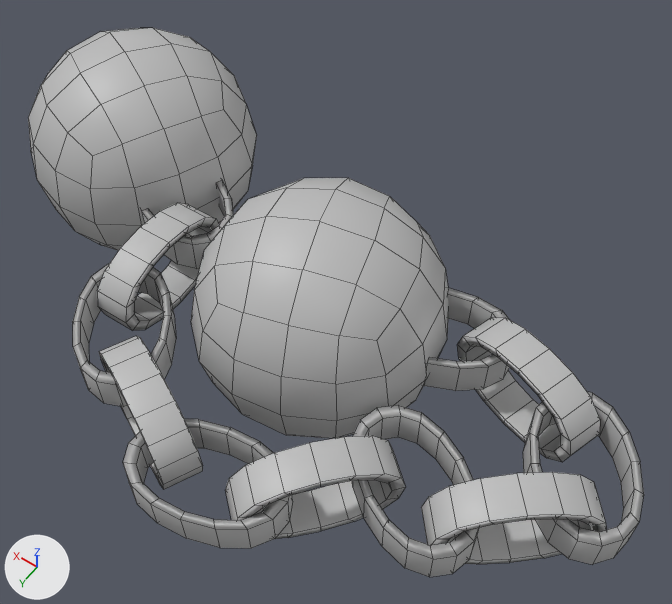
The FBX model Art/Export/SM/SM_ChainShot.fbx, before and after one commit.
Rendered twice from a 50 mm lens placed at (-0.89, 1.17, 2.72), pointed at (0.34, -0.54, 0.02). Every picture has the same lights, and +X, +Y and +Z are marked at lower left. Mesh edges are drawn as thin lines. The same objects are shown in both versions, whatever each file hides. Objects named as collision shapes, trigger or cutter boxes, shadow casters or lower levels of detail are left out. Where no turn or scale is listed for an object, it has been applied to the vertices.

In view in the first picture: 'SM_ChainShot'.
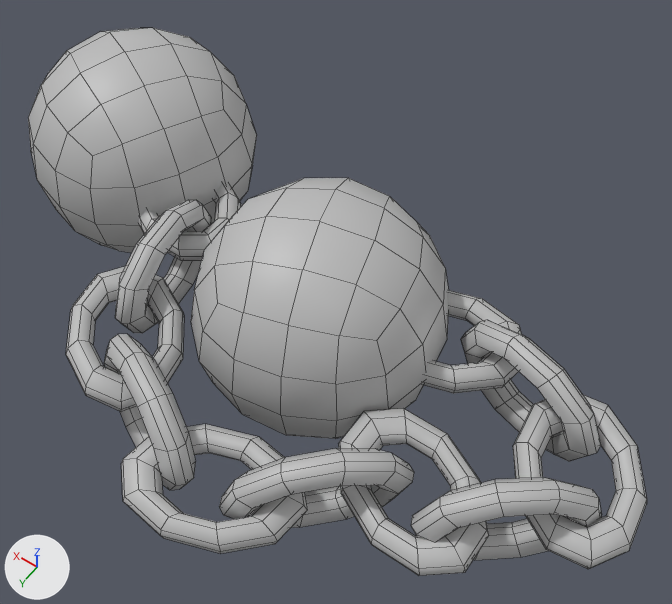
What differs and where, as boxes [x1, y1, x2, y2] in the pictures (672 x 604 px; the box of a moved part takes in the faces that stretch with it):
'SM_ChainShot', reshaped, moved: before [28, 28, 644, 577]; after [28, 28, 647, 576]
part 1 of me_mesh, moved or reshaped: before [28, 28, 257, 251]; after [28, 28, 257, 253]
part 2 of me_mesh, moved or reshaped: before [191, 178, 449, 438]; after [191, 178, 449, 439]
part 3 of me_mesh, rebuilt: before [141, 180, 234, 268]; after [139, 183, 241, 260]
part 4 of me_mesh, rebuilt: before [424, 288, 510, 391]; after [422, 290, 522, 393]
part 5 of me_mesh, rebuilt: before [73, 263, 176, 406]; after [66, 266, 184, 411]
part 6 of me_mesh, rebuilt: before [99, 336, 203, 489]; after [104, 334, 196, 490]
part 7 of me_mesh, rebuilt: before [421, 472, 607, 564]; after [411, 477, 602, 560]
part 8 of me_mesh, rebuilt: before [225, 436, 405, 539]; after [219, 448, 414, 528]
part 9 of me_mesh, rebuilt: before [123, 419, 293, 548]; after [121, 424, 307, 553]
part 10 of me_mesh, added: after [513, 395, 647, 569]
part 11 of me_mesh, moved or reshaped: before [352, 317, 644, 577]; after [339, 320, 601, 576]
part 12 of me_mesh, moved or reshaped: before [97, 203, 219, 330]; after [115, 200, 211, 333]

Diff of the bpy script that builds the scene:
```diff
--- a/Art/Export/SM/SM_ChainShot.fbx.py
+++ b/Art/Export/SM/SM_ChainShot.fbx.py
@@ me_mesh @@
 # used by ob_sm_chainshot; parent = ob_chainshot; location = (53.24, 0.0, 40.11)
-me_mesh.from_pydata(...)  # 900 vertices, 896 faces; spans x -146.0..146.0, y -47.0..47.0, z -86.0..86.0
+me_mesh.from_pydata(...)  # 1076 vertices, 1072 faces; spans x -147.0..147.0, y -47.0..47.0, z -88.0..88.0
+# me_mesh part 1: the loose piece of 98 vertices spanning x 50.0..146.0, y -47.0..47.0, z -9.0..86.0 is moved by (1.0, 0.0, 2.0)
+# me_mesh part 2: the loose piece of 98 vertices spanning x -64.0..32.0, y -47.0..47.0, z -38.0..58.0 is moved by (1.0, 0.0, 2.0)
+# me_mesh part 3: the loose piece of 64 vertices spanning x 33.0..86.0, y -7.0..7.0, z -1.0..40.0 is rebuilt with 80 vertices and now spans x 33.0..90.0, y -7.0..7.0, z 1.0..46.0
+# me_mesh part 4: the loose piece of 64 vertices spanning x -84.0..-30.0, y -7.0..7.0, z 5.0..43.0 is rebuilt with 80 vertices and now spans x -88.0..-28.0, y -7.0..6.0, z 5.0..49.0
+# me_mesh part 5: the loose piece of 64 vertices spanning x 13.0..59.0, y -7.0..7.0, z -63.0..-14.0 is rebuilt with 80 vertices and now spans x 9.0..61.0, y -9.0..9.0, z -65.0..-10.0
+# me_mesh part 6: the loose piece of 64 vertices spanning x -22.0..34.0, y -17.0..17.0, z -77.0..-41.0 is rebuilt with 80 vertices and now spans x -22.0..36.0, y -20.0..20.0, z -73.0..-41.0
+# me_mesh part 7: the loose piece of 64 vertices spanning x -139.0..-88.0, y -17.0..17.0, z -46.0..1.0 is rebuilt with 80 vertices and now spans x -136.0..-87.0, y -21.0..21.0, z -44.0..2.0
+# me_mesh part 8: the loose piece of 64 vertices spanning x -80.0..-34.0, y -17.0..17.0, z -76.0..-24.0 is rebuilt with 80 vertices and now spans x -81.0..-33.0, y -21.0..21.0, z -71.0..-24.0
+# me_mesh part 9: the loose piece of 64 vertices spanning x -55.0..-1.0, y -7.0..7.0, z -86.0..-49.0 is rebuilt with 80 vertices and now spans x -59.0..1.0, y -6.0..6.0, z -88.0..-44.0
+# me_mesh part 10: a new loose piece of 80 vertices spanning x -147.0..-98.0, y -6.0..6.0, z -22.0..34.0, in mat_m_carribean_atlas (grey #bcbcbc)
+# me_mesh part 11: 190 vertices removed from x -146.0..-56.0, y -17.0..17.0, z -53.0..39.0; 158 vertices added at x -124.0..-53.0, y -21.0..21.0, z -52.0..38.0
+# me_mesh part 12: 63 vertices removed from x 38.0..54.0, y -17.0..17.0, z -37.0..20.0; 79 vertices added at x 35.0..57.0, y -21.0..21.0, z -36.0..26.0
 me_mesh.materials.append(mat_m_carribean_atlas)
@@ ob_sm_chainshot @@
 ob_sm_chainshot.parent = ob_chainshot
-ob_sm_chainshot.location = (53.24, 0.0, 40.11)
+ob_sm_chainshot.location = (52.46, 0.0, 37.91)
```
